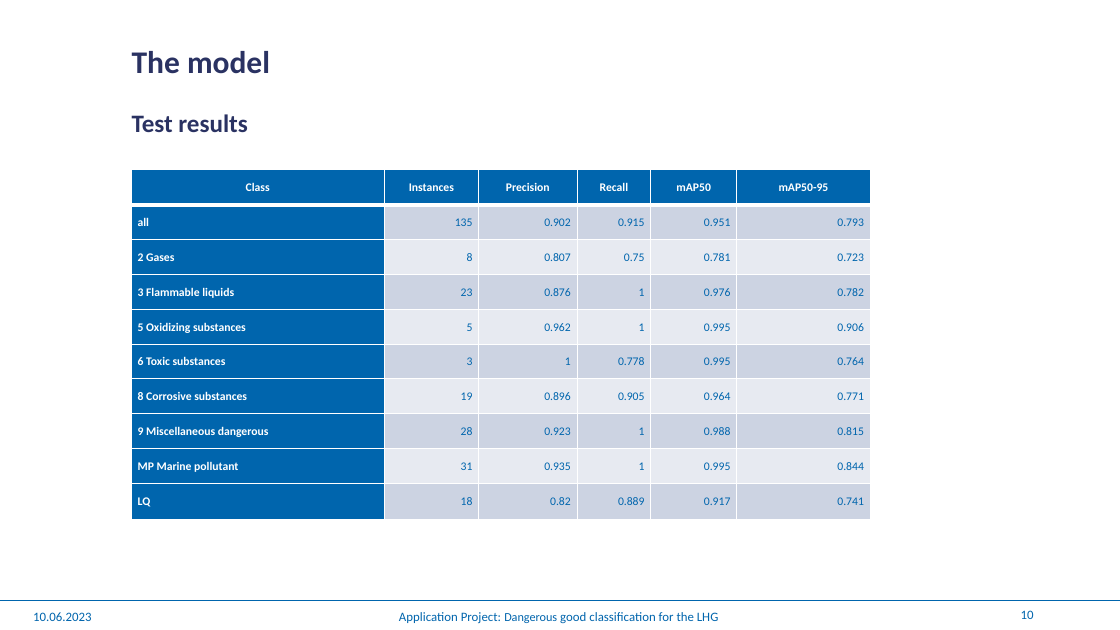
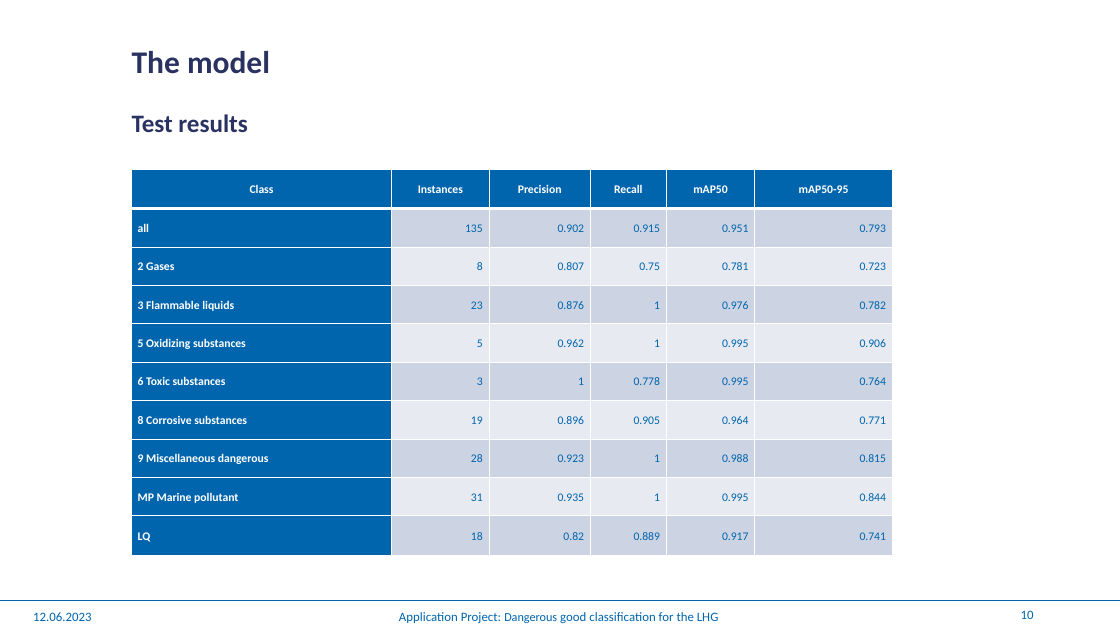
Before and after one commit to winterForestStump/application_project, a slide deck: slide 10 of Application Project.pptx. Drawn at 1120x630 pixels with LibreOffice and Linux fonts; fonts in the diff are those of the drawing; background and template pictures are left out. Boxes give left, top, right and bottom in pixels: in the first picture for what was removed or moved away, otherwise in the second. Text is boxed around its words. In the diff, an @@ line names an element or a change of style, - is before the commit and + after.

```diff
--- a/Application Project.pptx
+++ b/Application Project.pptx
@@ table: place and size @@
-table at (131, 169, 870, 519)
+table at (131, 169, 892, 555)
@@ text at (33, 612, 92, 621): text changed @@
-10.06.2023
+12.06.2023
```
Also in this commit, not shown: 13 other slides changed, 2 slides added.
